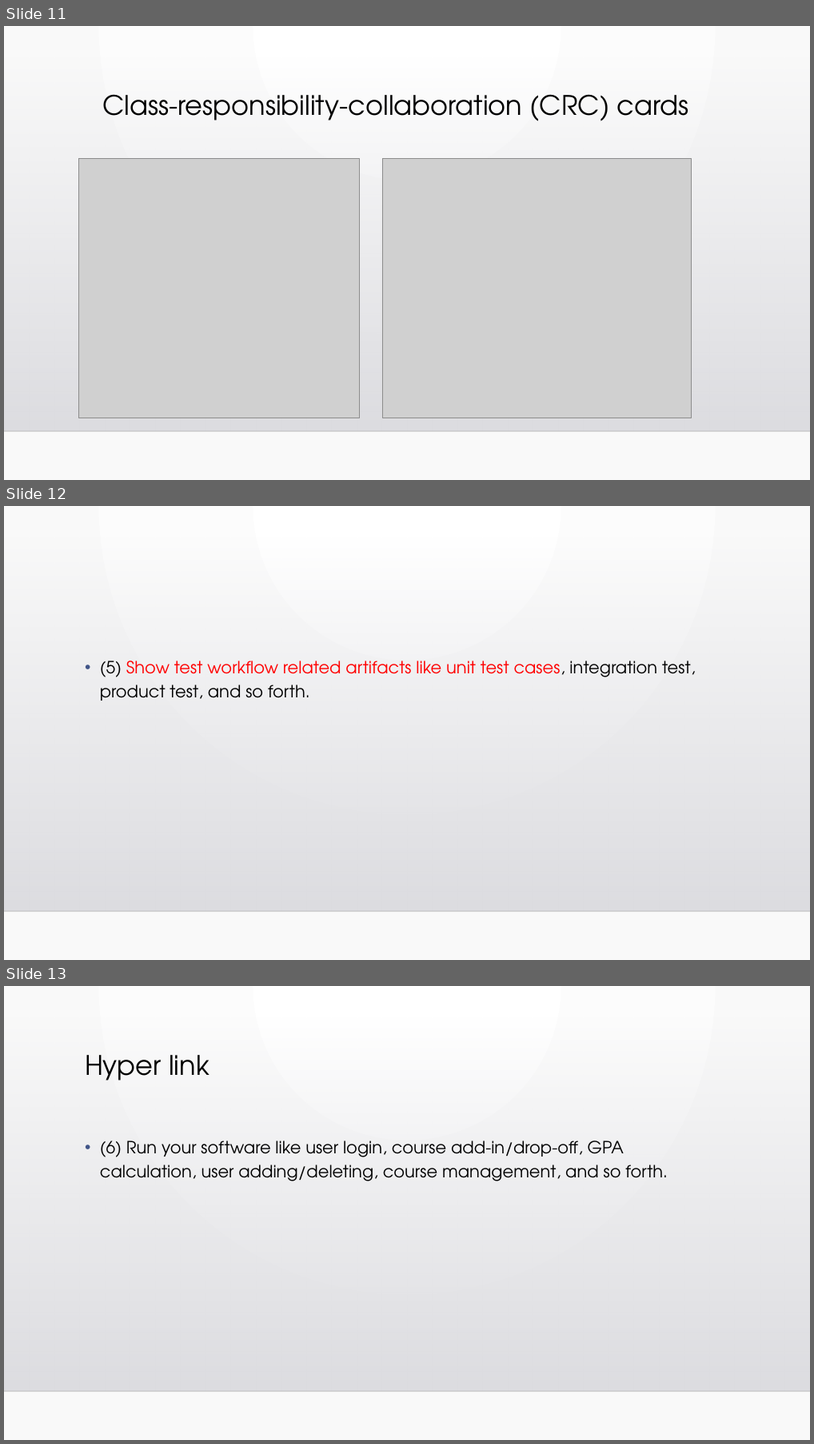
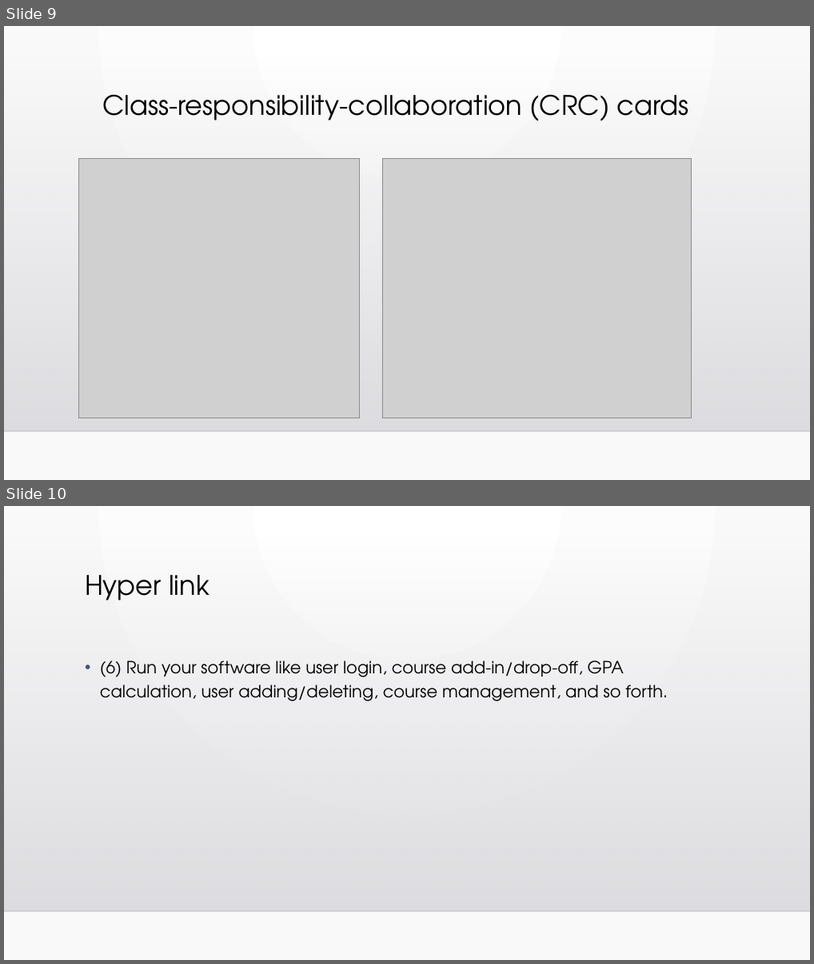
Before and after one commit to KVessey/SoftwareEngineeringLMS, a slide deck: Learning Management System project.pptx. Shown one above the other, each under a label of ours: slides 11, 12 and 13 before the commit, slides 9 and 10 after it. The pictures are 814x1444 and 814x964 pixels, drawn with LibreOffice and Linux fonts; fonts in the diff are those of the drawing; grey boxes stand for pictures; background and template pictures are left out. Boxes give left, top, right and bottom in pixels: in the first picture for what was removed or moved away, otherwise in the second. Text is boxed around its words. In the diff, an @@ line names an element or a change of style, - is before the commit and + after.

```diff
--- a/Learning Management System project.pptx
+++ b/Learning Management System project.pptx
@@ slide 12 removed at (x1=4, y1=506, x2=810, y2=960), background gradient #FFFFFF to #FAFAFA; not listed: 2 template elements that a slide beside it also shows @@
@@ text removed at (x1=100, y1=660, x2=696, y2=700) @@
-• (5) Show test workflow related artifacts like unit test cases, integration test, product test, and so forth.
@@ what was slide 11 is now slide 9 @@
@@ what was slide 13 is now slide 10 @@
```
Also in this commit, not shown: 2 other slides removed.
